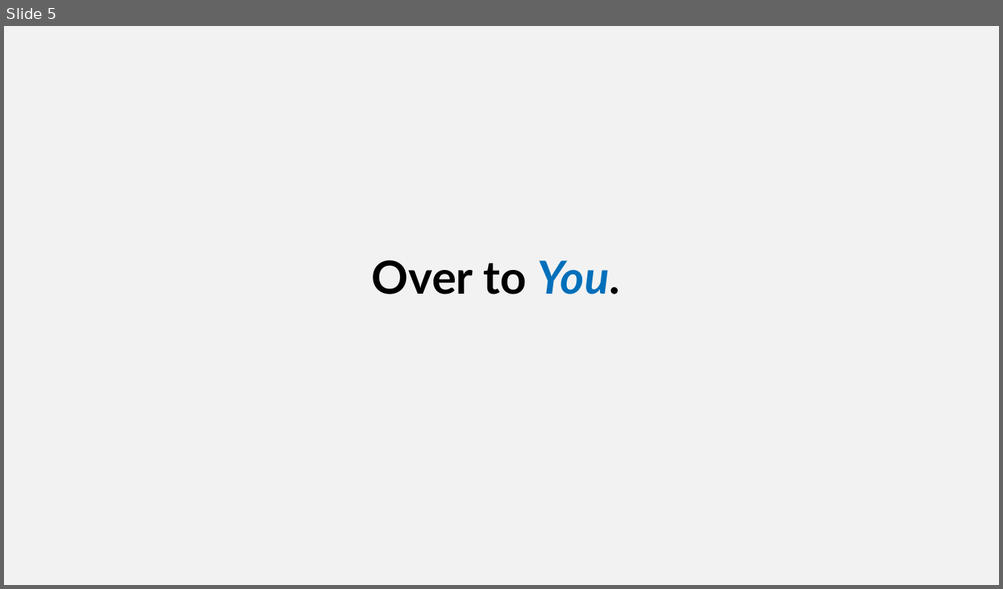
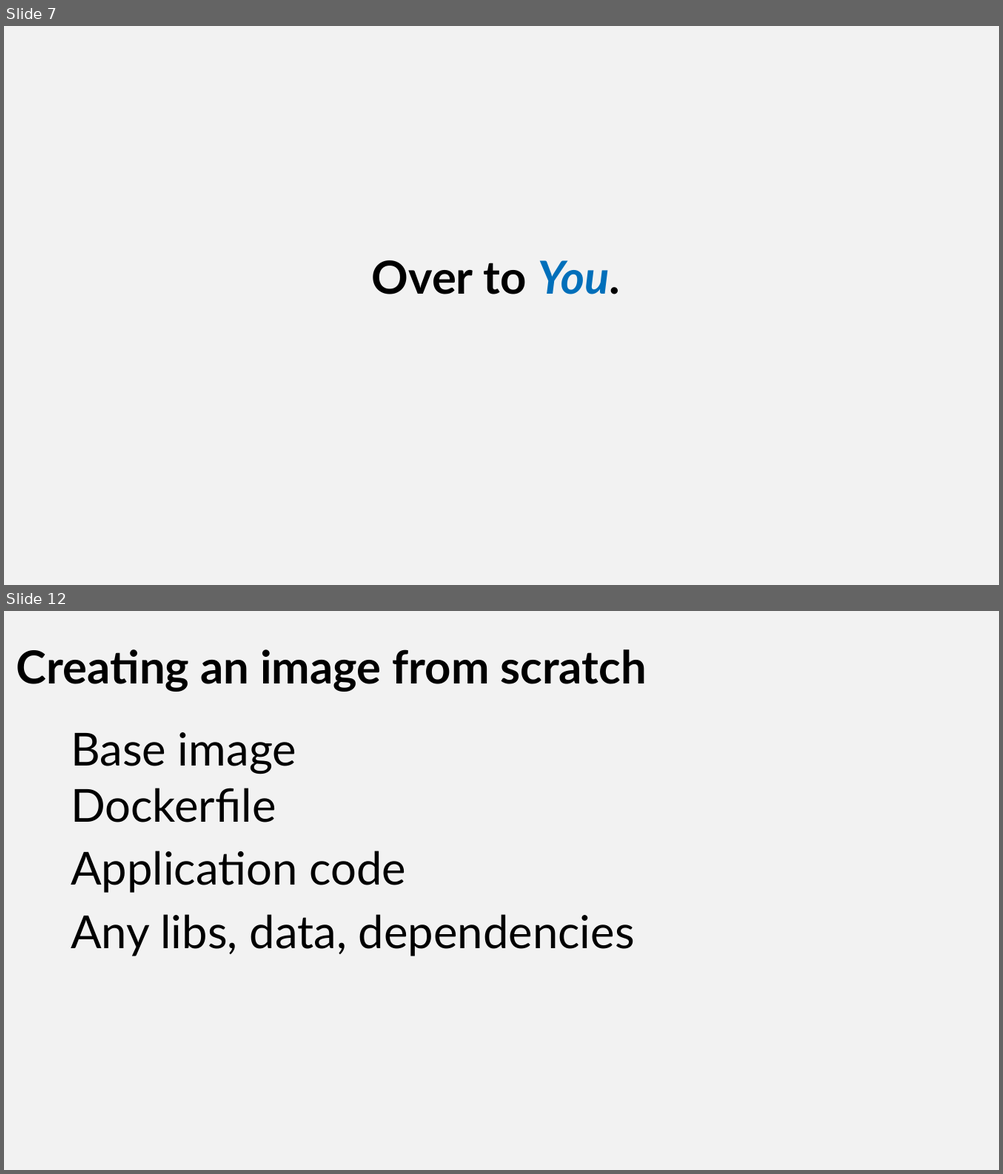
Before and after one commit to SQLShark/MachineLearningFromModelToProduction, a slide deck: Slides/M5 - An Introduction to Docker.pptx. Shown one above the other, each under a label of ours: slide 5 before the commit, slides 7 and 12 after it; the slides between them are not shown. The pictures are 1003x589 and 1003x1174 pixels, drawn with LibreOffice and Linux fonts; fonts in the diff are those of the drawing; background and template pictures are left out. Boxes give left, top, right and bottom in pixels: in the first picture for what was removed or moved away, otherwise in the second. Text is boxed around its words. In the diff, an @@ line names an element or a change of style, - is before the commit and + after.

```diff
--- a/Slides/M5 - An Introduction to Docker.pptx
+++ b/Slides/M5 - An Introduction to Docker.pptx
@@ slide 12 added at [4,611,999,1170], background #F2F2F2 @@
@@ text added at [17,649,646,692], 44 pt, text #000000, bold @@
+Creating an image from scratch
@@ text added at [71,732,296,775], 44 pt, text #000000 @@
+Base image
@@ text added at [71,788,276,823], 44 pt, text #000000 @@
+Dockerfile
@@ text added at [71,851,407,893], 44 pt, text #000000 @@
+Application code
@@ text added at [71,914,634,957], 44 pt, text #000000 @@
+Any libs, data, dependencies
@@ what was slide 5 is now slide 7 @@
```
Also in this commit, not shown: 1 slide changed, 10 other slides added, 6 slides removed, 15 other files.
